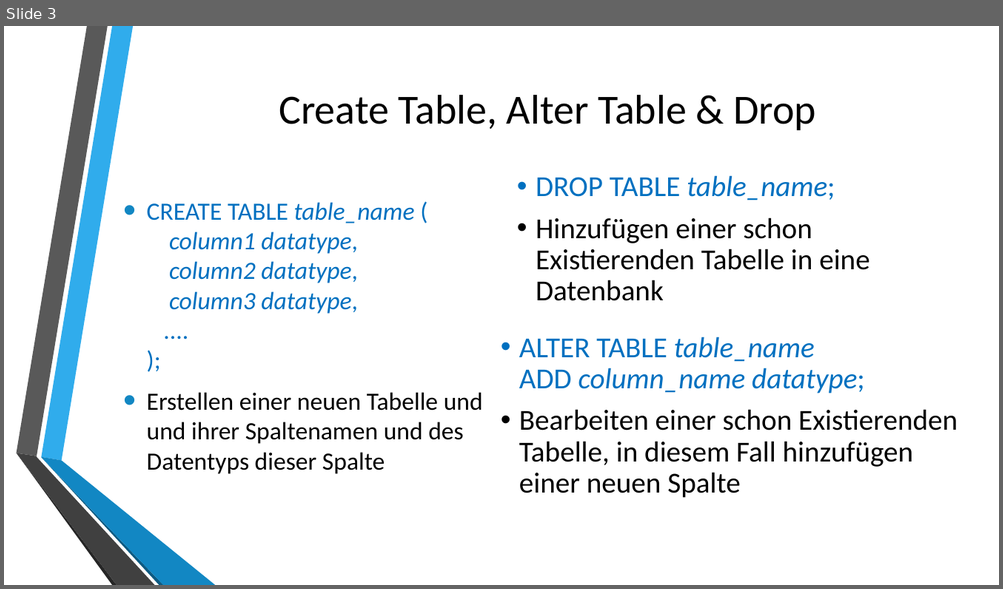
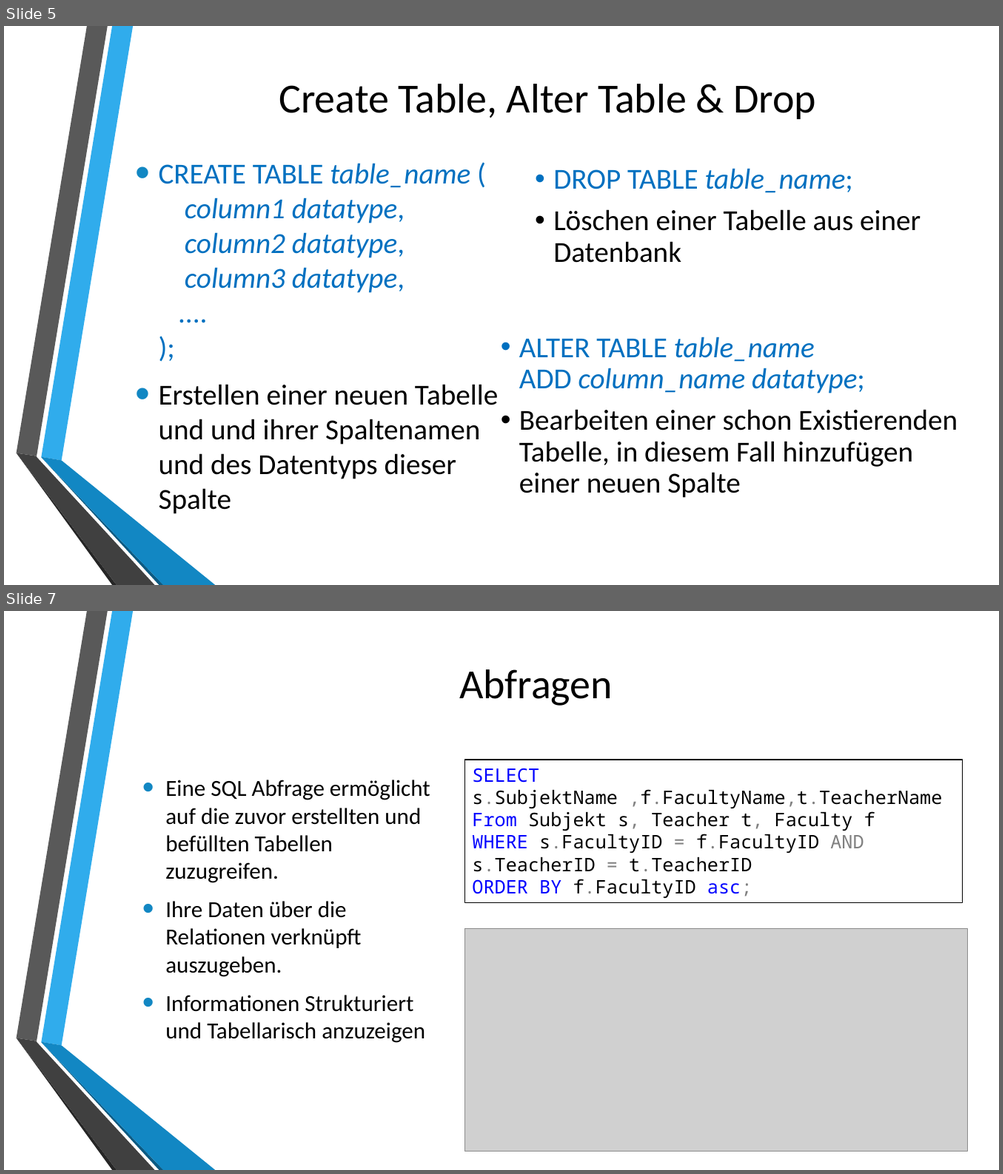
Before and after one commit to johzip/SQL_Presentation, a slide deck: Presentation.pptx. Shown one above the other, each under a label of ours: slide 3 before the commit, slides 5 and 7 after it; the slides between them are not shown. The pictures are 1003x589 and 1003x1174 pixels, drawn with LibreOffice and Linux fonts; fonts in the diff are those of the drawing; grey boxes stand for pictures; background and template pictures are left out. Boxes give left, top, right and bottom in pixels: in the first picture for what was removed or moved away, otherwise in the second. Text is boxed around its words. In the diff, an @@ line names an element or a change of style, - is before the commit and + after.

```diff
--- a/Presentation.pptx
+++ b/Presentation.pptx
@@ slide 7 added at [4, 611, 999, 1170], background picture (left out); not listed: 6 template elements that a slide beside it also shows @@
@@ title added at [459, 669, 612, 706], 40 pt, text #000000 @@
+Abfragen
@@ rectangle added at [465, 760, 963, 903], fill #FFFFFF, outline #000000 1.25 pt, 18 pt, text #000000 @@
+SELECT s.SubjektName ,f.FacultyName,t.TeacherName
+From Subjekt s, Teacher t, Faculty f
+WHERE s.FacultyID = f.FacultyID AND s.TeacherID = t.TeacherID
+ORDER BY f.FacultyID asc;
@@ text added at [165, 780, 430, 1043], 22.2 pt, text #000000 @@
+• Eine SQL Abfrage ermöglicht auf die zuvor erstellten und befüllten Tabellen zuzugreifen.
+• Ihre Daten über die Relationen verknüpft auszugeben.
+• Informationen Strukturiert und Tabellarisch anzuzeigen
@@ picture added at [465, 929, 967, 1152] @@
@@ what was slide 3 is now slide 5 @@
@@ slide 5 changed as well @@
@@ title "Create Table, Alter Table & ...": place and size @@
-title "Create Table, Alter Table & ..." at [279, 95, 816, 130]
+title "Create Table, Alter Table & ..." at [279, 84, 816, 119]
@@ text "CREATE TABLE table_name ( column1 ...": place and size @@
-text "CREATE TABLE table_name ( column1 ..." at [147, 202, 483, 474]
+text "CREATE TABLE table_name ( column1 ..." at [159, 163, 498, 514]
@@ text "CREATE TABLE table_name ( column1 ..." at [159, 163, 498, 514]: size 24 to 28 pt @@
@@ text "DROP TABLE table_name;": place and size @@
-text "DROP TABLE table_name;" at [535, 175, 869, 301]
+text "DROP TABLE table_name;" at [553, 168, 920, 263]
@@ text at [553, 210, 920, 263]: text changed @@
-• Hinzufügen einer schon Existierenden Tabelle in eine Datenbank
+• Löschen einer Tabelle aus einer Datenbank
```
Also in this commit, not shown: 3 other slides changed, 10 other slides added, 2 slides removed, 8 other files.
